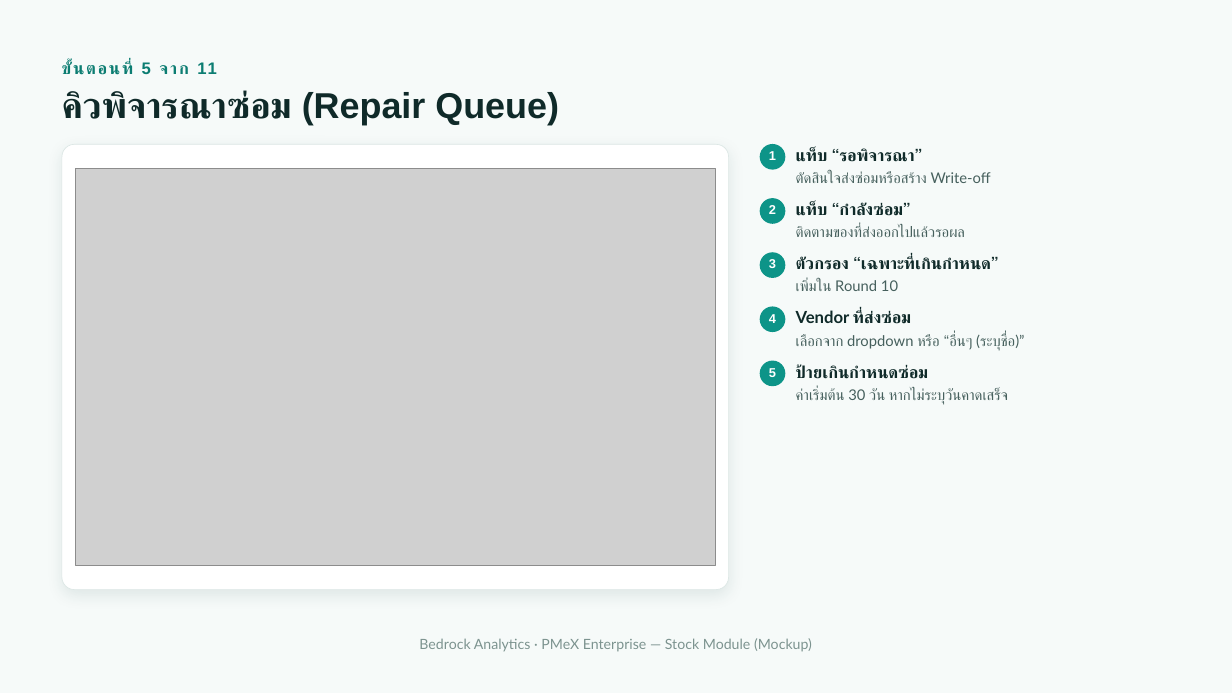
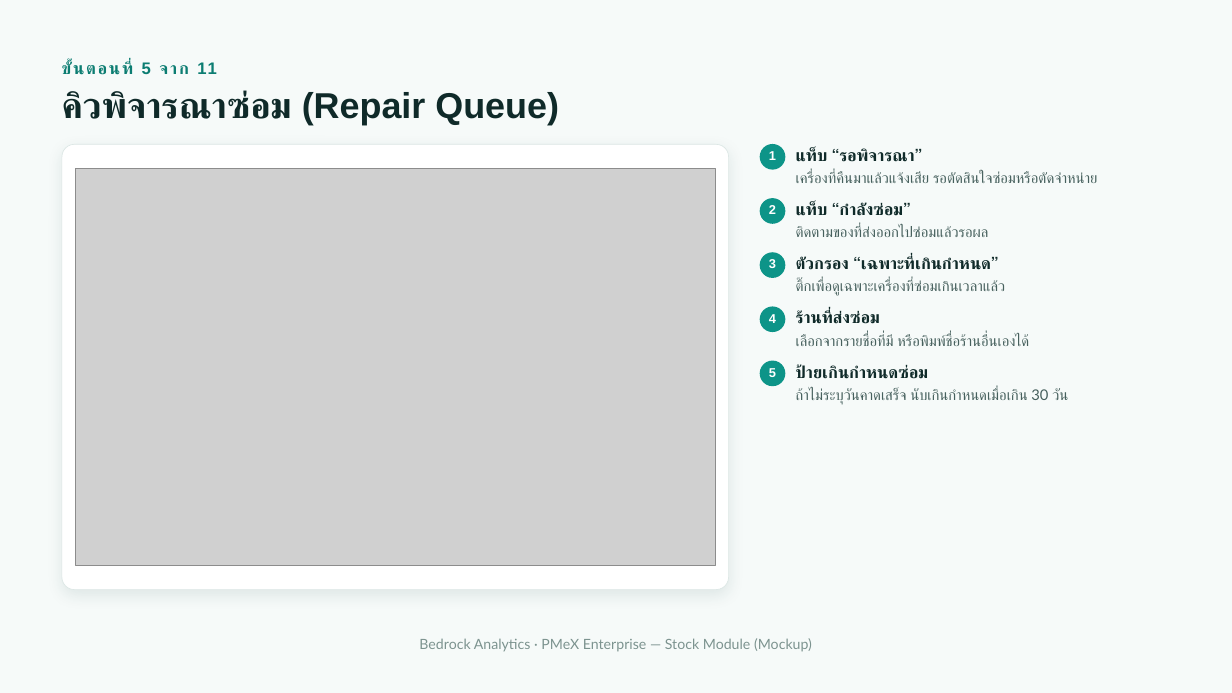
Before and after one commit to LaddaK-Bedrocks/ASSET_STOCK, a slide deck: slide 13 of PMeX Stock Module — Mockup Presentation.pptx (slide 12 before the commit). Drawn at 1232x693 pixels with LibreOffice and Linux fonts; fonts in the diff are those of the drawing; grey boxes stand for pictures. Boxes give left, top, right and bottom in pixels: in the first picture for what was removed or moved away, otherwise in the second. Text is boxed around its words. In the diff, an @@ line names an element or a change of style, - is before the commit and + after.

```diff
--- a/PMeX Stock Module — Mockup Presentation.pptx
+++ b/PMeX Stock Module — Mockup Presentation.pptx
@@ text at (796,171,1098,183): text changed @@
-ตัดสินใจส่งซ่อมหรือสร้าง Write-off
+เครื่องที่คืนมาแล้วแจ้งเสีย รอตัดสินใจซ่อมหรือตัดจำหน่าย
@@ text at (796,225,989,237): text changed @@
-ติดตามของที่ส่งออกไปแล้วรอผล
+ติดตามของที่ส่งออกไปซ่อมแล้วรอผล
@@ text at (796,280,1006,296): text changed @@
-เพิ่มใน Round 10
+ติ๊กเพื่อดูเฉพาะเครื่องที่ซ่อมเกินเวลาแล้ว
@@ text at (796,311,880,324): text changed @@
-Vendor ที่ส่งซ่อม
+ร้านที่ส่งซ่อม
@@ text at (796,334,1029,346): text changed @@
-เลือกจาก dropdown หรือ “อื่นๆ (ระบุชื่อ)”
+เลือกจากรายชื่อที่มี หรือพิมพ์ชื่อร้านอื่นเองได้
@@ text at (796,388,1068,405): text changed @@
-ค่าเริ่มต้น 30 วัน หากไม่ระบุวันคาดเสร็จ
+ถ้าไม่ระบุวันคาดเสร็จ นับเกินกำหนดเมื่อเกิน 30 วัน
```
Also in this commit, not shown: 13 other slides changed, 4 slides added, 3 slides removed, 4 other files.
